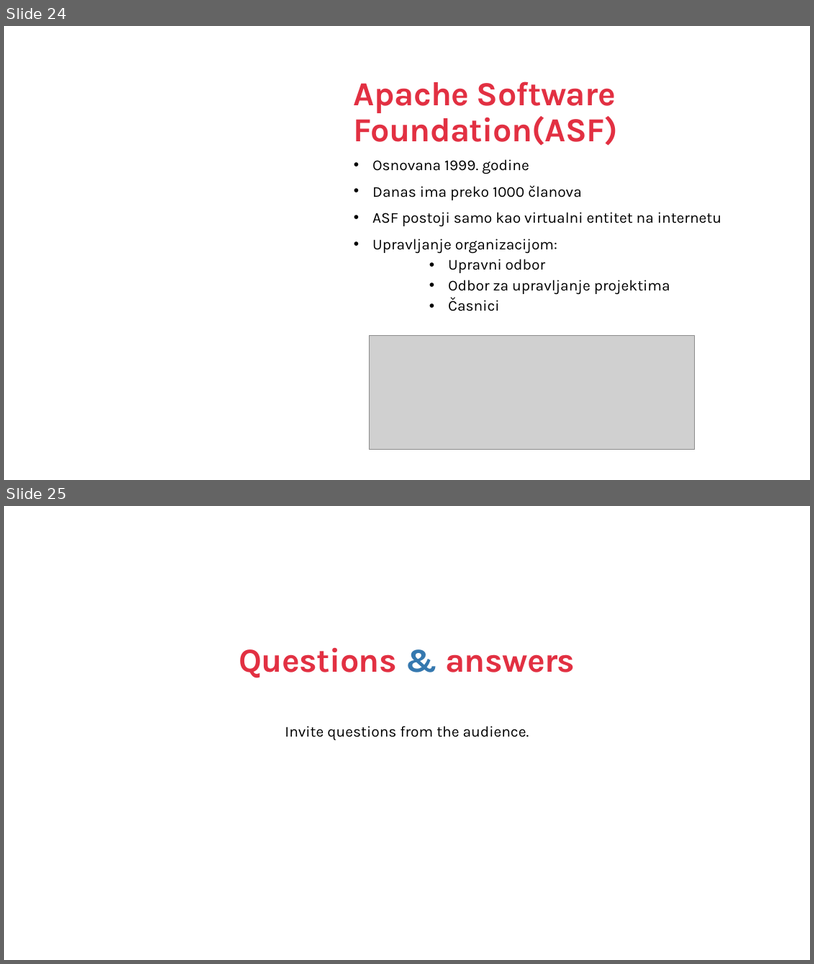
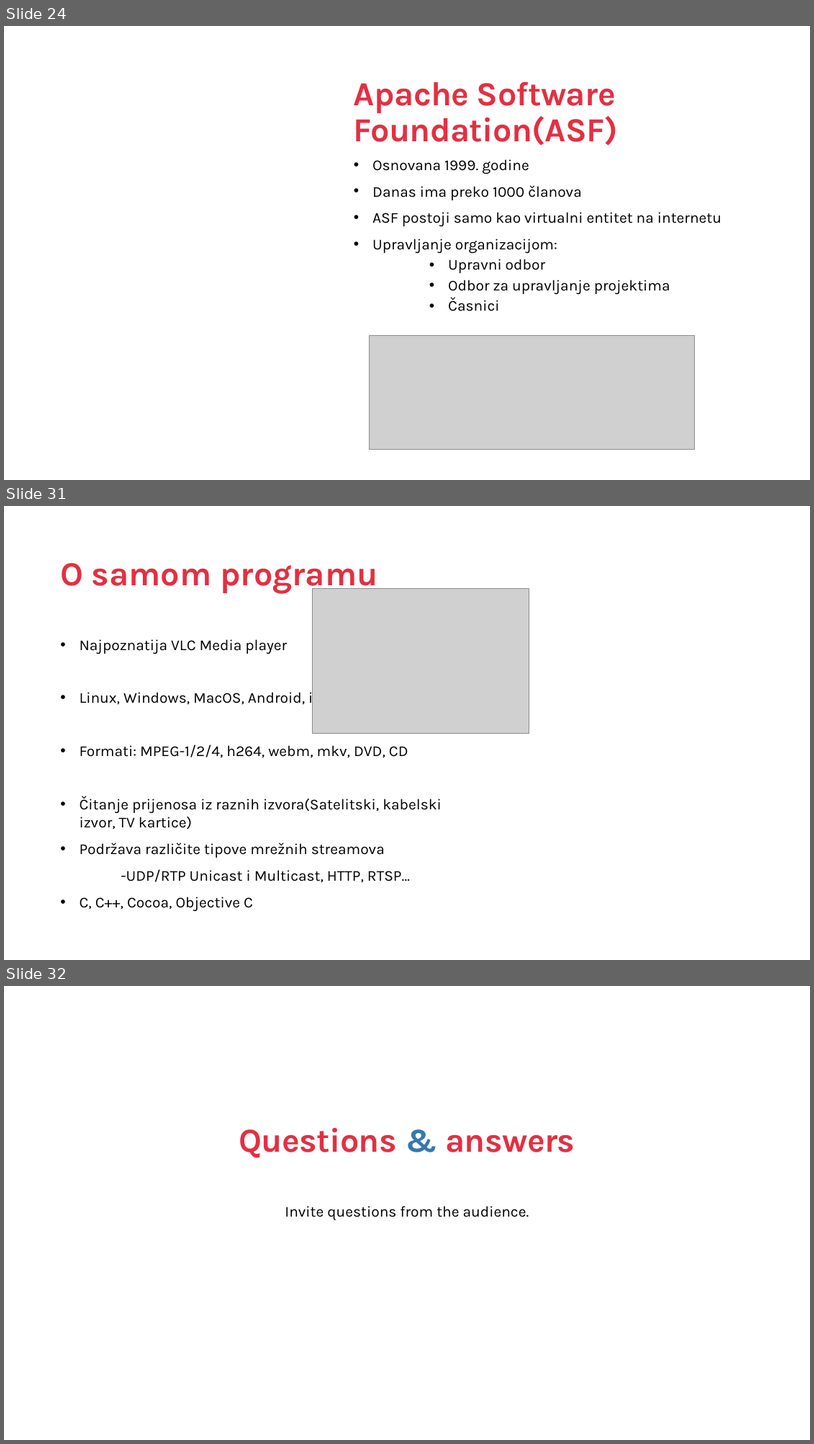
Before and after one commit to CvetkovskiIvor/ProgramskoInzenjerstvoSeminar, a slide deck: Open Source Prezentacija.pptx. Shown one above the other, each under a label of ours: slides 24 and 25 before the commit, slides 24, 31 and 32 after it; the slides between them are not shown. The pictures are 814x964 and 814x1444 pixels, drawn with LibreOffice and Linux fonts; fonts in the diff are those of the drawing; grey boxes stand for pictures; background and template pictures are left out. Boxes give left, top, right and bottom in pixels: in the first picture for what was removed or moved away, otherwise in the second. Text is boxed around its words. In the diff, an @@ line names an element or a change of style, - is before the commit and + after.

```diff
--- a/Open Source Prezentacija.pptx
+++ b/Open Source Prezentacija.pptx
@@ slide 31 added at [4,506,810,960], background #FFFFFF @@
@@ title added at [60,563,378,593], 40 pt, text #E23042, bold @@
+O samom programu
@@ picture added at [313,588,529,733] @@
@@ text added at [80,639,442,911], 18 pt, text #000000 @@
+• Najpoznatija VLC Media player
+• Linux, Windows, MacOS, Android, iOS
+• Formati: MPEG-1/2/4, h264, webm, mkv, DVD, CD
+• Čitanje prijenosa iz raznih izvora(Satelitski, kabelski izvor, TV kartice)
+• Podržava različite tipove mrežnih streamova
+-UDP/RTP Unicast i Multicast, HTTP, RTSP…
+• C, C++, Cocoa, Objective C
@@ what was slide 25 is now slide 32 @@
```
Also in this commit, not shown: 1 slide changed, 6 other slides added.
